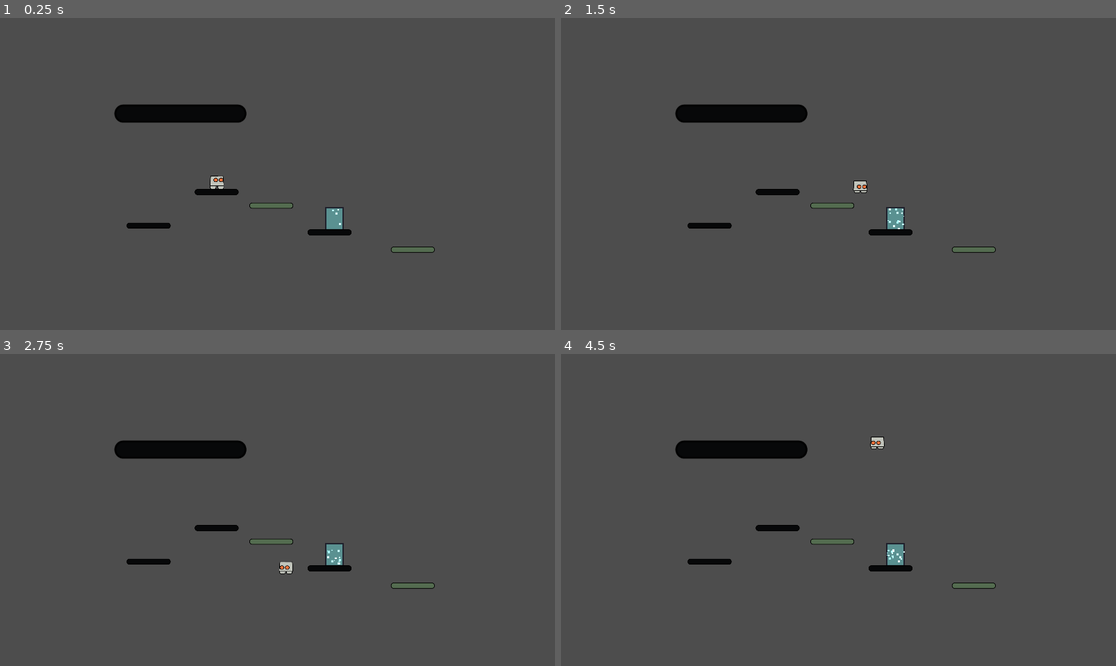
Above: before the commit, frames 1-4 (two rows, left to right).
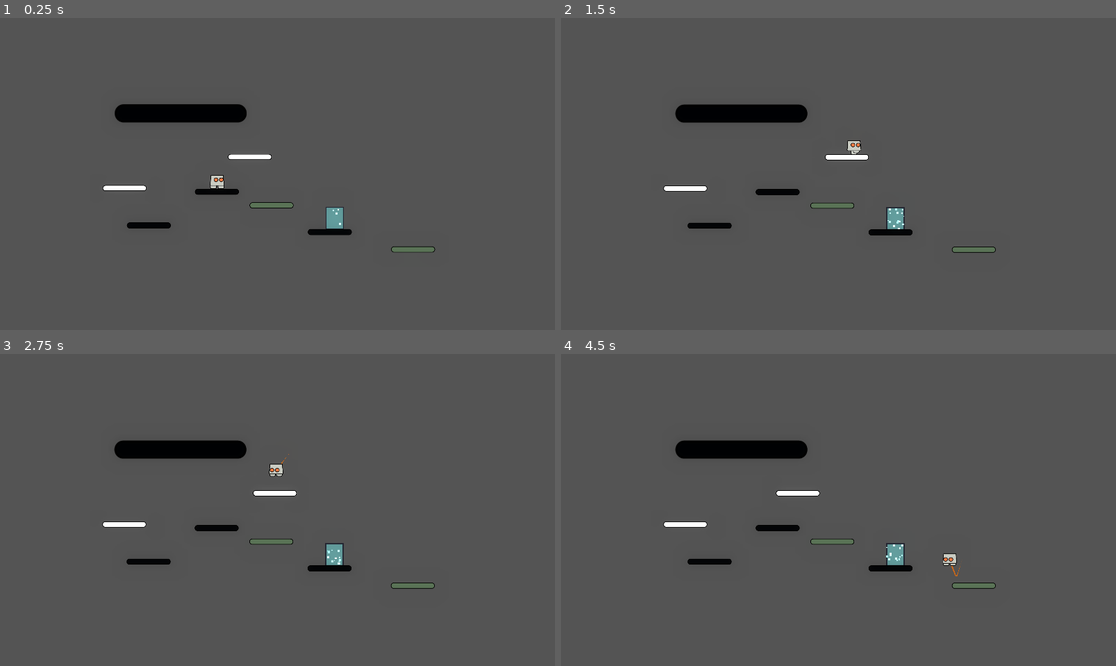
Above: after the commit, the same moments.

Repository: AntonShiryaew/GodotPlatformer
Game: Godot game, scene res://Scenes/test_scene.tscn
Two runs of this game, one before a commit and one after it. Both use one fixed random seed, a clock stepped at 60 frames per second and the inputs below.
Inputs:
- Up to frame 1 (0.25 s): no input
- Up to frame 2 (1.5 s): hold Right (ui_right) from 0.53 s (still down); tap Space (ui_select) at 0.6, 0.77, 1.07, 1.35 s
- Up to frame 3 (2.75 s): tap Space (ui_select) at 1.52, 1.82, 2.1 s; release Right (ui_right) at 2.03 s; hold Left (ui_left) from 2.03 s (still down)
- Up to frame 4 (4.5 s): release Left (ui_left) at 2.78 s; hold Right (ui_right) 2.78-4.28 s; tap Space (ui_select) at 2.85, 3.02, 3.32, 3.6, 3.77, 4.07, 4.35 s; hold Left (ui_left) from 4.28 s (still down)

The runs differ from the first frame. In frame 1, 0.5% of the frame differs, in the area x 18-79%, y 27-76%; in frame 2, 0.5%; in frame 3, 0.5%; in frame 4, 0.6%, in the area x 18-73%, y 26-72%.

Commit message:
Добавил тряску и две платформы
После нажатия вниз появилась возможность провалиться через платформу

Diff:
--- /dev/null
+++ b/Platforms/Ladder.tscn
@@ -0,0 +1,18 @@
+[gd_scene load_steps=3 format=3 uid="uid://cbewi5algqedk"]
+
+[ext_resource type="Texture2D" uid="uid://x0ugpj6h8xb1" path="res://Sprites/background_metall.png" id="1_uhlxy"]
+
+[sub_resource type="RectangleShape2D" id="RectangleShape2D_o0e1r"]
+size = Vector2(273, 813)
+
+[node name="Ladder" type="Node2D"]
+
+[node name="StaticBody2D" type="Area2D" parent="." groups=["loading_platform"]]
+
+[node name="CollisionShape2D" type="CollisionShape2D" parent="StaticBody2D"]
+position = Vector2(0.5, 0.5)
+shape = SubResource("RectangleShape2D_o0e1r")
+
+[node name="Sprite2D" type="Sprite2D" parent="StaticBody2D"]
+rotation = 1.5708
+texture = ExtResource("1_uhlxy")
--- /dev/null
+++ b/Platforms/MovingPlatform.tscn
@@ -0,0 +1,65 @@
+[gd_scene load_steps=6 format=3 uid="uid://cv3gesjrg678o"]
+
+[ext_resource type="Texture2D" uid="uid://behaouqhtseuj" path="res://Sprites/platforms.png" id="1_etxse"]
+
+[sub_resource type="RectangleShape2D" id="RectangleShape2D_8dg4g"]
+size = Vector2(304, 35)
+
+[sub_resource type="Animation" id="Animation_fiodj"]
+resource_name = "move_loop"
+length = 2.2
+loop_mode = 1
+tracks/0/type = "value"
+tracks/0/imported = false
+tracks/0/enabled = true
+tracks/0/path = NodePath(".:position")
+tracks/0/interp = 1
+tracks/0/loop_wrap = true
+tracks/0/keys = {
+"times": PackedFloat32Array(0, 1, 1.06667, 2.2),
+"transitions": PackedFloat32Array(1, 1, 1, 1),
+"update": 0,
+"values": [Vector2(0, 0), Vector2(584, 0), Vector2(584, 0), Vector2(0, 0)]
+}
+
+[sub_resource type="Animation" id="Animation_sxbjd"]
+length = 0.001
+tracks/0/type = "value"
+tracks/0/imported = false
+tracks/0/enabled = true
+tracks/0/path = NodePath(".:position")
+tracks/0/interp = 1
+tracks/0/loop_wrap = true
+tracks/0/keys = {
+"times": PackedFloat32Array(0),
+"transitions": PackedFloat32Array(1),
+"update": 0,
+"values": [Vector2(0, 0)]
+}
+
+[sub_resource type="AnimationLibrary" id="AnimationLibrary_b5td3"]
+_data = {
+"RESET": SubResource("Animation_sxbjd"),
+"move_loop": SubResource("Animation_fiodj")
+}
+
+[node name="MovingPlatform" type="Node2D"]
+
+[node name="Platform" type="AnimatableBody2D" parent="."]
+metadata/_edit_group_ = true
+
+[node name="Sprite2D" type="Sprite2D" parent="Platform"]
+texture = ExtResource("1_etxse")
+
+[node name="CollisionShape2D" type="CollisionShape2D" parent="Platform"]
+position = Vector2(0, -0.5)
+shape = SubResource("RectangleShape2D_8dg4g")
+
+[node name="AnimationPlayer" type="AnimationPlayer" parent="Platform"]
+libraries = {
+"": SubResource("AnimationLibrary_b5td3")
+}
+autoplay = "move_loop"
+
+[node name="ResetTimer" type="Timer" parent="Platform"]
+one_shot = true
--- /dev/null
+++ b/Platforms/OneWayPlatform.tscn
@@ -0,0 +1,18 @@
+[gd_scene load_steps=3 format=3 uid="uid://cxw716cf4pioo"]
+
+[ext_resource type="Texture2D" uid="uid://behaouqhtseuj" path="res://Sprites/platforms.png" id="1_4ej0b"]
+
+[sub_resource type="RectangleShape2D" id="RectangleShape2D_t6d1q"]
+size = Vector2(303, 39)
+
+[node name="OneWayPlatform" type="Node2D"]
+
+[node name="StaticBody2D" type="StaticBody2D" parent="."]
+
+[node name="Sprite2D" type="Sprite2D" parent="StaticBody2D"]
+texture = ExtResource("1_4ej0b")
+
+[node name="CollisionShape2D" type="CollisionShape2D" parent="StaticBody2D"]
+position = Vector2(0.5, 0.5)
+shape = SubResource("RectangleShape2D_t6d1q")
+one_way_collision = true
--- /dev/null
+++ b/Platforms/camera_shake.gd
@@ -0,0 +1,18 @@
+extends Camera2D
+
+@export var randomStrength: float = 130.0
+@export var shakeFade: float = 5.0
+
+var rng = RandomNumberGenerator.new()
+var shake_strength: float = 5.0
+
+func _process(delta):
+	if shake_strength > 0:
+		shake_strength = lerp(shake_strength, 0.0, shakeFade * delta)
+		offset = randomOffset()
+
+func randomOffset() -> Vector2:
+	return Vector2(rng.randf_range(-shake_strength, shake_strength), rng.randf_range(-shake_strength, shake_strength))
+
+func _on_area_2d_body_entered(body: Node2D) -> void:
+	shake_strength = randomStrength
--- a/Scenes/test_scene.tscn
+++ b/Scenes/test_scene.tscn
@@ -1,10 +1,24 @@
-[gd_scene load_steps=6 format=3 uid="uid://dbge7v3jk8a4n"]
+[gd_scene load_steps=12 format=3 uid="uid://dbge7v3jk8a4n"]
 
 [ext_resource type="PackedScene" uid="uid://dsedpm5rfdof1" path="res://Prefabs/bobot_pref.tscn" id="1_37e8o"]
 [ext_resource type="PackedScene" uid="uid://dw6l1qooio0va" path="res://Prefabs/door.tscn" id="2_2cpdf"]
 [ext_resource type="PackedScene" uid="uid://clb50a7t5k2xu" path="res://Prefabs/platform_pref.tscn" id="2_gibm8"]
 [ext_resource type="PackedScene" uid="uid://btx8b11te6l12" path="res://Prefabs/jump_platform.tscn" id="3_dljig"]
+[ext_resource type="PackedScene" uid="uid://bpcjvw11aw2qy" path="res://Scenes/trail.tscn" id="3_yyu0l"]
 [ext_resource type="PackedScene" uid="uid://ckv1u7lq8yvut" path="res://Prefabs/death_zone.tscn" id="4_dfu27"]
+[ext_resource type="Script" path="res://Platforms/camera_shake.gd" id="4_dh6hk"]
+[ext_resource type="PackedScene" uid="uid://cxw716cf4pioo" path="res://Platforms/OneWayPlatform.tscn" id="7_82881"]
+[ext_resource type="PackedScene" uid="uid://cv3gesjrg678o" path="res://Platforms/MovingPlatform.tscn" id="8_2t5em"]
+
+[sub_resource type="Curve" id="Curve_0gvpr"]
+_data = [Vector2(0, 0), 0.0, 0.0, 0, 0, Vector2(0.996932, 1), 0.0, 0.0, 0, 0]
+point_count = 2
+
+[sub_resource type="Environment" id="Environment_fe0hq"]
+background_mode = 3
+glow_enabled = true
+glow_bloom = 0.15
+glow_blend_mode = 0
 
 [node name="TestScene" type="Node2D"]
 scale = Vector2(0.5, 0.5)
@@ -14,9 +28,17 @@
 scale = Vector2(0.6, 0.6)
 
 [node name="CharacterBody2D" parent="." instance=ExtResource("1_37e8o")]
+light_mask = 3
+visibility_layer = 3
 position = Vector2(-420, 44)
 
+[node name="Trail" parent="CharacterBody2D" instance=ExtResource("3_yyu0l")]
+show_behind_parent = true
+width_curve = SubResource("Curve_0gvpr")
+default_color = Color(0.811765, 0.388235, 0.0627451, 1)
+
 [node name="Camera2D" type="Camera2D" parent="."]
+script = ExtResource("4_dh6hk")
 
 [node name="plat" parent="." groups=["loading_platform"] instance=ExtResource("2_gibm8")]
 position = Vector2(-421, 125)
@@ -39,3 +61,26 @@
 
 [node name="Area2D" parent="." instance=ExtResource("4_dfu27")]
 position = Vector2(-624, 634)
+
+[node name="WorldEnvironment" type="WorldEnvironment" parent="."]
+_import_path = NodePath("")
+unique_name_in_owner = false
+process_mode = 0
+process_priority = 0
+process_physics_priority = 0
+process_thread_group = 0
+physics_interpolation_mode = 0
+auto_translate_mode = 0
+editor_description = ""
+environment = SubResource("Environment_fe0hq")
+camera_attributes = null
+compositor = null
+script = null
+
+[node name="OneWayPlatform" parent="." instance=ExtResource("7_82881")]
+position = Vector2(-1060, 100)
+
+[node name="MovingPlatform" parent="." instance=ExtResource("8_2t5em")]
+position = Vector2(-320, -116)
+
+[connection signal="body_entered" from="Area2D" to="Camera2D" method="_on_area_2d_body_entered"]
--- /dev/null
+++ b/Scenes/trail.tscn
@@ -0,0 +1,6 @@
+[gd_scene load_steps=2 format=3 uid="uid://bpcjvw11aw2qy"]
+
+[ext_resource type="Script" path="res://Scripts/trail.gd" id="1_d5x2v"]
+
+[node name="Trail" type="Line2D"]
+script = ExtResource("1_d5x2v")
--- a/Scripts/bobot_move.gd
+++ b/Scripts/bobot_move.gd
@@ -4,6 +4,7 @@
 
 const SPEED = 300.
 const JUMP_FORCE = -400.
+var can_doublejump:bool = true
 
 var readyToDisappear = false
 
@@ -18,6 +19,10 @@
 		if collider.is_in_group("jumping"):
 			velocity.y = JUMP_FORCE * 2
 
+func _input(event: InputEvent) -> void:
+	if (event.is_action_pressed("ui_down") && is_on_floor()):
+		position.y += 10
+
 func _physics_process(delta: float) -> void:
 	if readyToDisappear:
 		if modulate.a < 0 :
@@ -29,6 +34,11 @@
 		velocity += get_gravity() * delta
 
 		if Input.is_action_just_pressed("ui_select") and is_on_floor():
+			can_doublejump = true
+			velocity.y = JUMP_FORCE
+
+		if Input.is_action_just_pressed("ui_select") and !is_on_floor() and can_doublejump:
+			can_doublejump = false
 			velocity.y = JUMP_FORCE
 
 		var direction = Input.get_axis("ui_left", "ui_right")
--- a/Scripts/death.gd
+++ b/Scripts/death.gd
@@ -1,4 +1,7 @@
 extends Area2D
 
 func _on_body_entered(_body: Node2D) -> void:
+	get_tree().create_timer(0.5).timeout.connect(_delayed_scene_restart)
+
+func _delayed_scene_restart():
 	get_tree().call_deferred("reload_current_scene")
--- /dev/null
+++ b/Scripts/trail.gd
@@ -0,0 +1,19 @@
+extends Line2D
+
+var point_length = 10
+var point_velocity = Vector2()
+
+# Called when the node enters the scene tree for the first time.
+func _ready() -> void:
+	pass # Replace with function body.
+
+# Called every frame. 'delta' is the elapsed time since the previous frame.
+func _process(delta: float) -> void:
+	global_position = Vector2(0,0)
+	global_rotation = 0
+
+	point_velocity = get_parent().position
+
+	add_point(point_velocity)
+	while get_point_count() > point_length:
+		remove_point(0)
